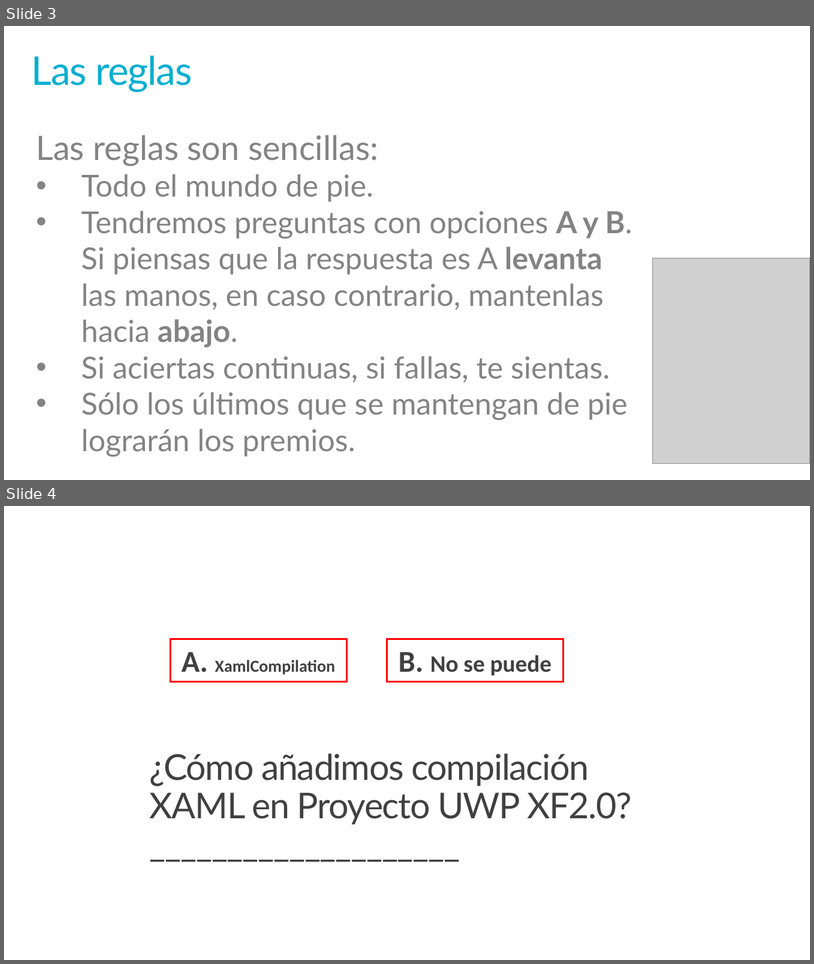
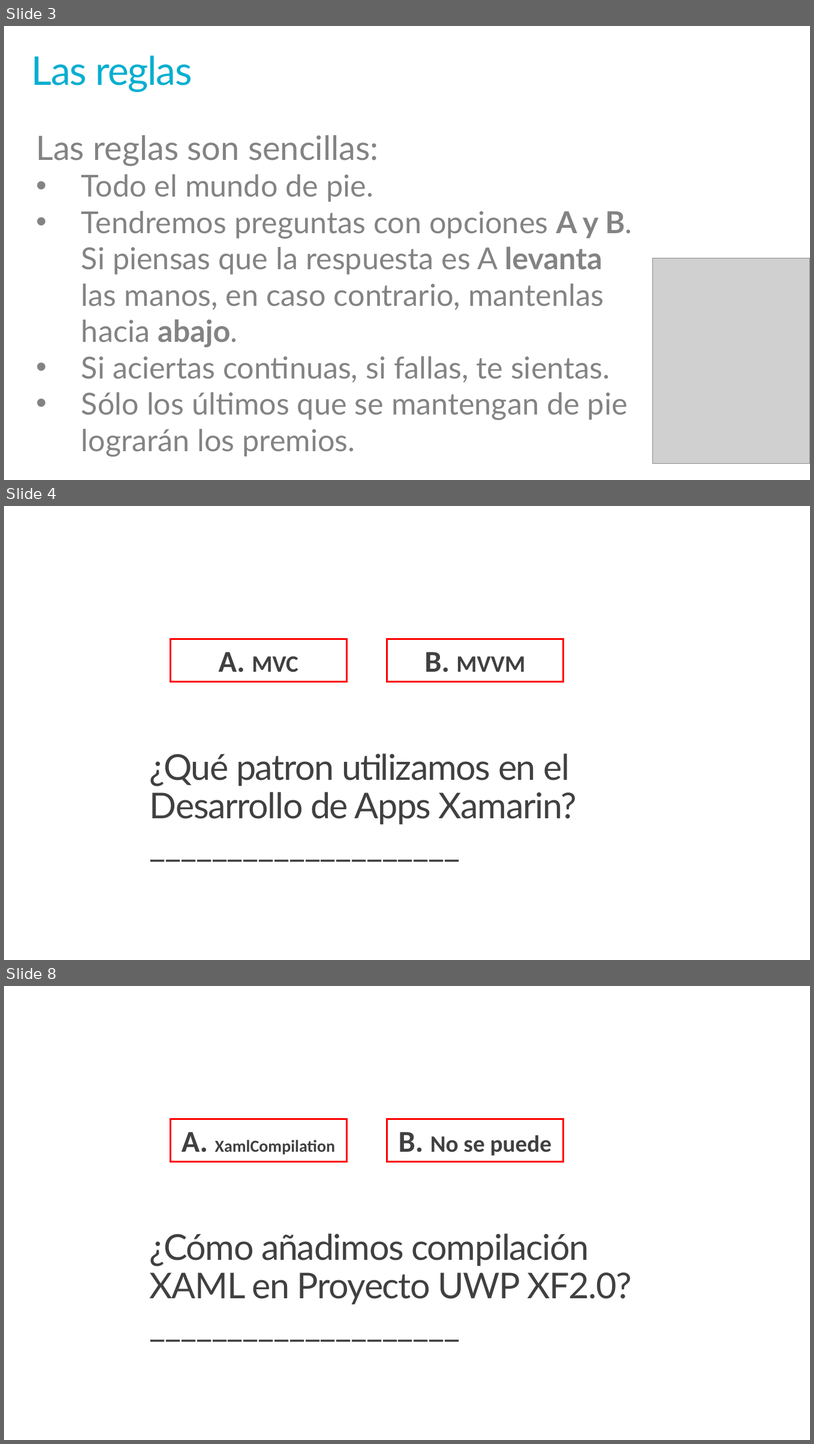
Before and after one commit to jsuarezruiz/Events, a slide deck: Xamarin 4 Party/03. Xamarin 4 Contest.pptx. Shown one above the other, each under a label of ours: slides 3 and 4 before the commit, slides 3, 4 and 8 after it; the slides between them are not shown. The pictures are 814x964 and 814x1444 pixels, drawn with LibreOffice and Linux fonts; fonts in the diff are those of the drawing; grey boxes stand for pictures; background and template pictures are left out. Boxes give left, top, right and bottom in pixels: in the first picture for what was removed or moved away, otherwise in the second. Text is boxed around its words. In the diff, an @@ line names an element or a change of style, - is before the commit and + after.

```diff
--- a/Xamarin 4 Party/03. Xamarin 4 Contest.pptx
+++ b/Xamarin 4 Party/03. Xamarin 4 Contest.pptx
@@ slide 4 added at box(4, 506, 810, 960), background #FFFFFF @@
@@ rectangle added at box(170, 639, 347, 681), outline #FF0000 2.25 pt, 28 pt, text #404040, bold @@
+A. MVC
@@ rectangle added at box(387, 639, 564, 681), outline #FF0000 2.25 pt, 28 pt, text #404040, bold @@
+B. MVVM
@@ title added at box(150, 753, 577, 824), 42.3 pt, text #404040 @@
+¿Qué patron utilizamos en el Desarrollo de Apps Xamarin?
+____________________
@@ what was slide 4 is now slide 8 @@
```
Also in this commit, not shown: 3 slides changed, 9 other slides added.
